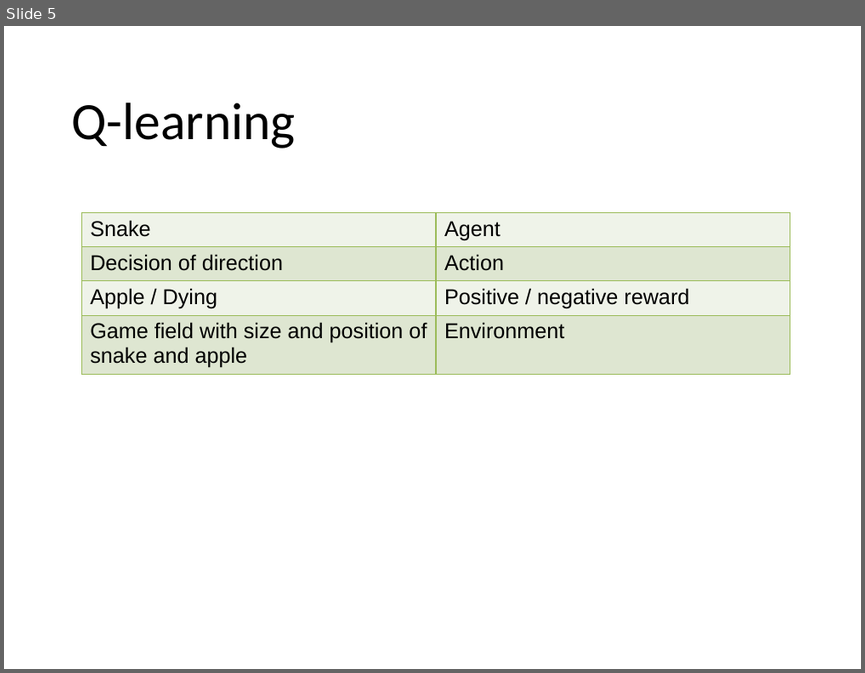
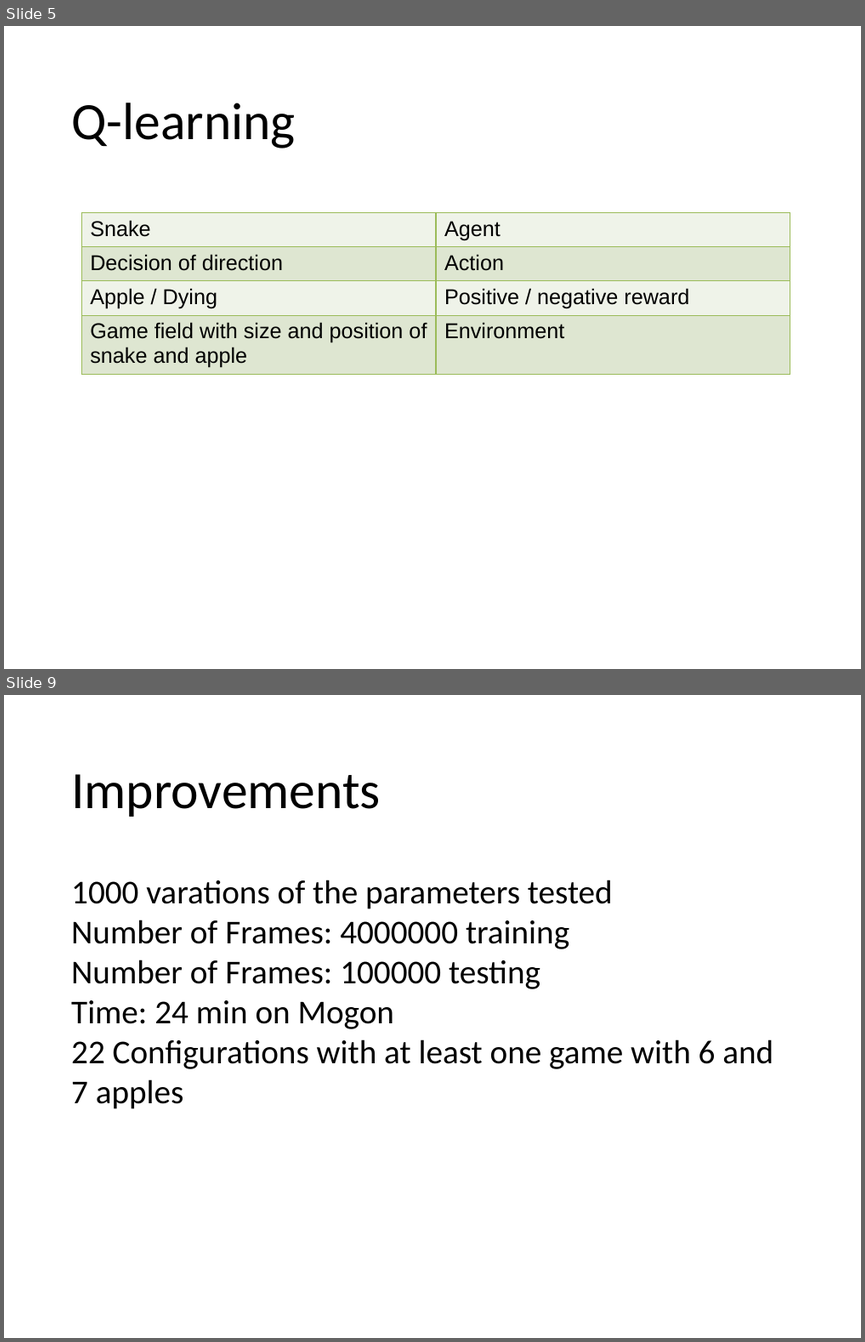
Before and after one commit to antonbulat/SnakeProject, a slide deck: Abgabe_09/Snake_overview.pptx. Shown one above the other, each under a label of ours: slide 5 before the commit, slides 5 and 9 after it; the slides between them are not shown. The pictures are 865x673 and 865x1342 pixels, drawn with LibreOffice and Linux fonts; fonts in the diff are those of the drawing. Boxes give left, top, right and bottom in pixels: in the first picture for what was removed or moved away, otherwise in the second. Text is boxed around its words. In the diff, an @@ line names an element or a change of style, - is before the commit and + after.

```diff
--- a/Abgabe_09/Snake_overview.pptx
+++ b/Abgabe_09/Snake_overview.pptx
@@ slide 9 added at bbox=[4, 695, 861, 1338], background #FFFFFF @@
@@ text added at bbox=[71, 774, 381, 817], 44 pt, text #000000 @@
+Improvements
@@ text added at bbox=[71, 879, 773, 1109], 28 pt, text #000000 @@
+1000 varations of the parameters tested
+Number of Frames: 4000000 training
+Number of Frames: 100000 testing
+Time: 24 min on Mogon
+22 Configurations with at least one game with 6 and 7 apples
```
Also in this commit, not shown: 1 slide changed, 4 other slides added.
